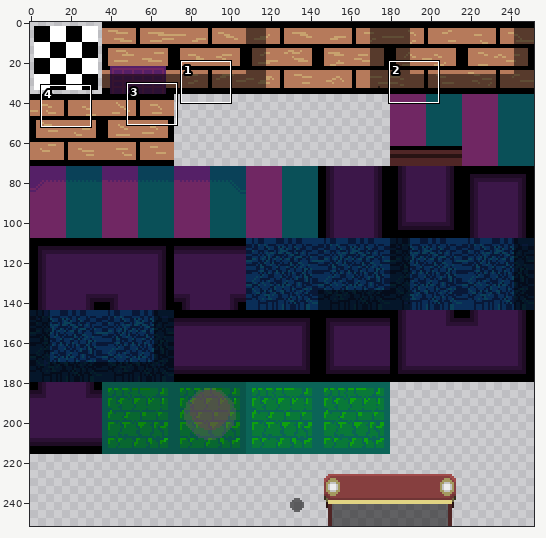
Edited in one commit: sprite sheet (proj_2_ghosts/tilesets/tiles_background/output_tileset.png). Above, an overview of the earlier version with the close-up marked.
Close-up. Before the commit:
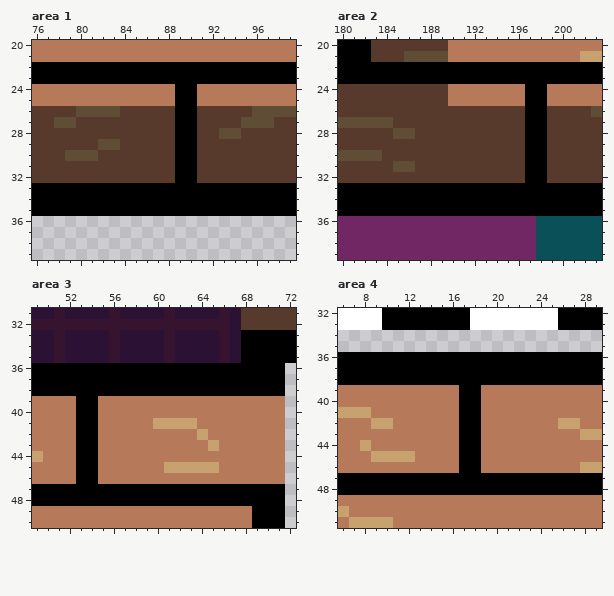
The file is 252x252 pixels. Colours within 5 levels of each other are drawn and written as one. Shown: area 1: x 76..99, y 20..39; area 2: x 180..203, y 20..39; area 3: x 49..72, y 31..50; area 4: x 6..29, y 32..51. The commit also changed other parts of the picture, which this record leaves out.
New version:
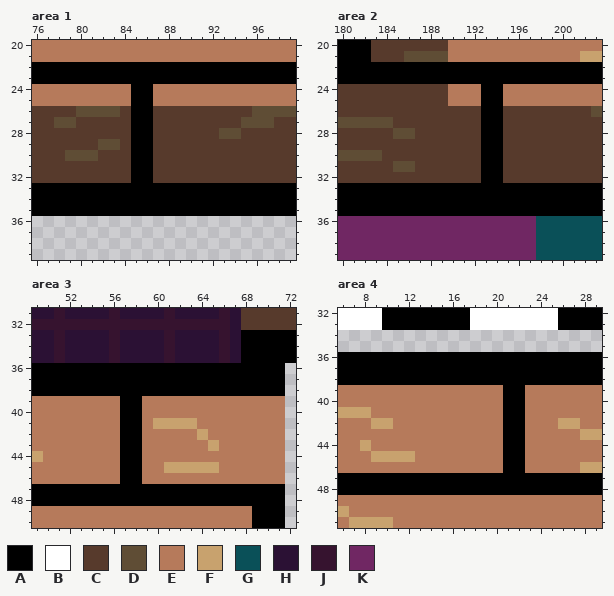
Palette (. is transparent): A #000000  B #ffffff  C #573a2c  D #5f4d35  E #b67a5b  F #c8a26e  G #0a5058  H #2b1134  J #36132f  K #702763
Difference:
Area 1:
The edit turns colour C into colour A in rows 26 to 32 at x 85 to 86.
The edit turns colour E into colour A in rows 24 to 25 at x 85 to 86.
The edit turns colour A into colour C in rows 26 to 32 at x 89 to 90.
The edit turns colour A into colour E in rows 24 to 25 at x 89 to 90.
Area 2:
The edit turns colour C into colour A in rows 26 to 32 at x 193 to 194.
The edit turns colour E into colour A in rows 24 to 25 at x 193 to 194.
The edit turns colour A into colour C in rows 26 to 32 at x 197 to 198.
The edit turns colour A into colour E in rows 24 to 25 at x 197 to 198.
Area 3:
The edit turns colour E into colour A in rows 39 to 46 at x 57 to 58.
The edit turns colour A into colour E in rows 39 to 46 at x 53 to 54.
Area 4:
The edit turns colour E into colour A in rows 39 to 46 at x 21 to 22.
The edit turns colour A into colour E in rows 39 to 46 at x 17 to 18.
